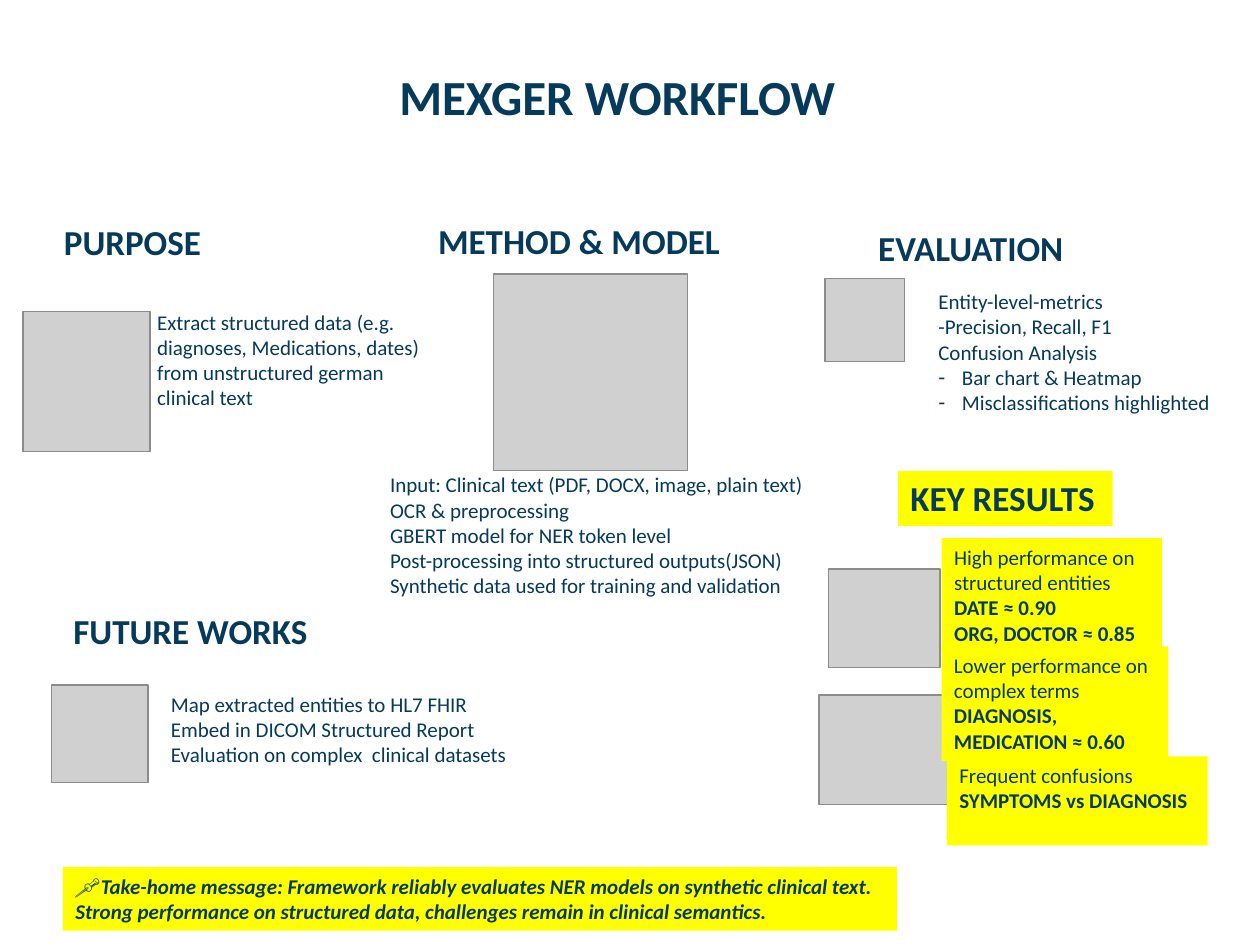
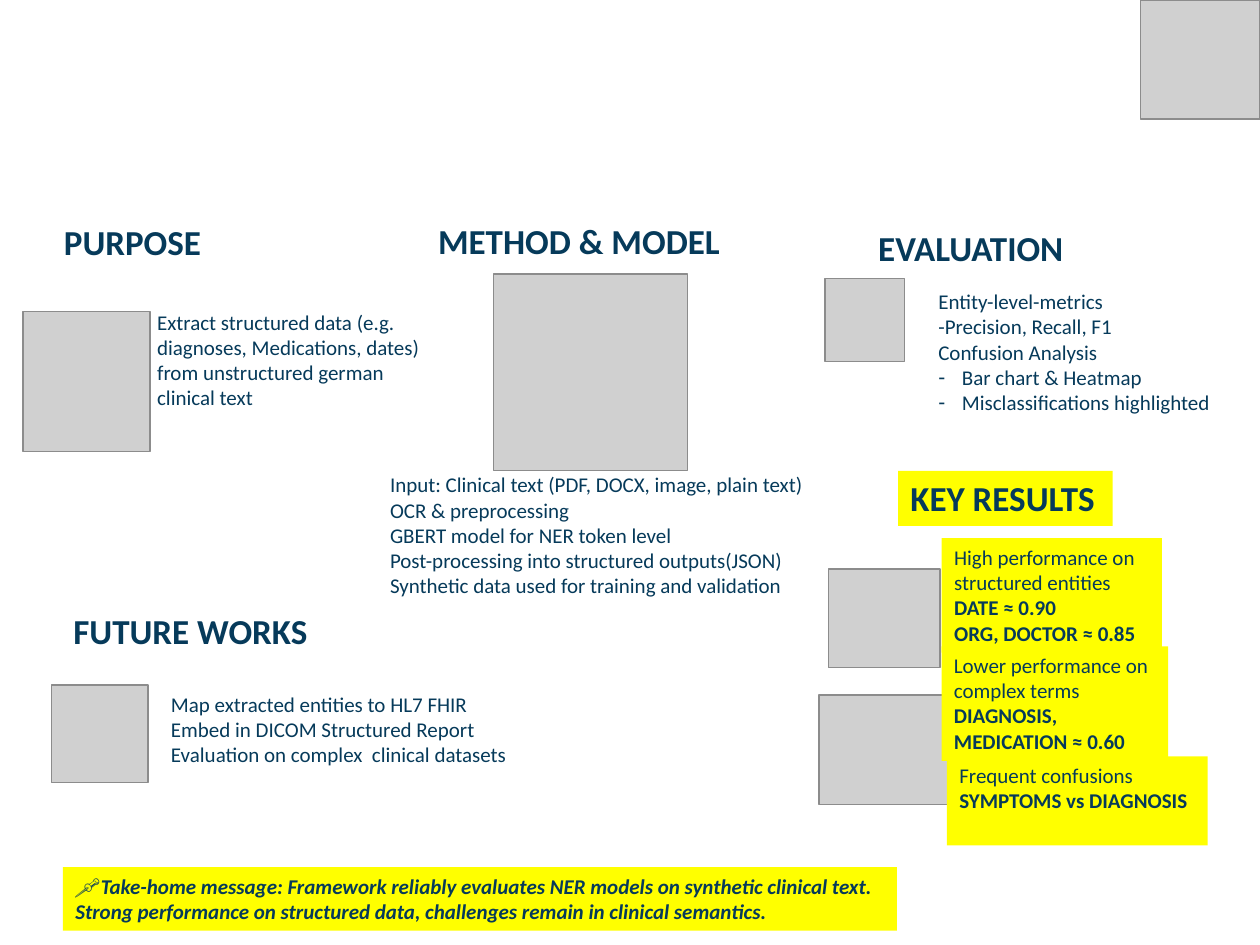
Before and after one commit to rtdicomexplorer/medical_ner_classification, a slide deck: slide 7 of documents/visual_abstract_NER.pptx (slide 6 before the commit). Drawn at 1260x945 pixels with LibreOffice and Linux fonts; fonts in the diff are those of the drawing; grey boxes stand for pictures. Boxes give left, top, right and bottom in pixels: in the first picture for what was removed or moved away, otherwise in the second. Text is boxed around its words. In the diff, an @@ line names an element or a change of style, - is before the commit and + after.

```diff
--- a/documents/visual_abstract_NER.pptx
+++ b/documents/visual_abstract_NER.pptx
@@ picture added at bbox=[1140, 0, 1260, 120] @@
@@ title removed at bbox=[399, 83, 835, 116] @@
-MEXGER WORKFLOW
```
Also in this commit, not shown: 3 other slides changed, 2 slides added, 1 slide removed, 3 other files.
